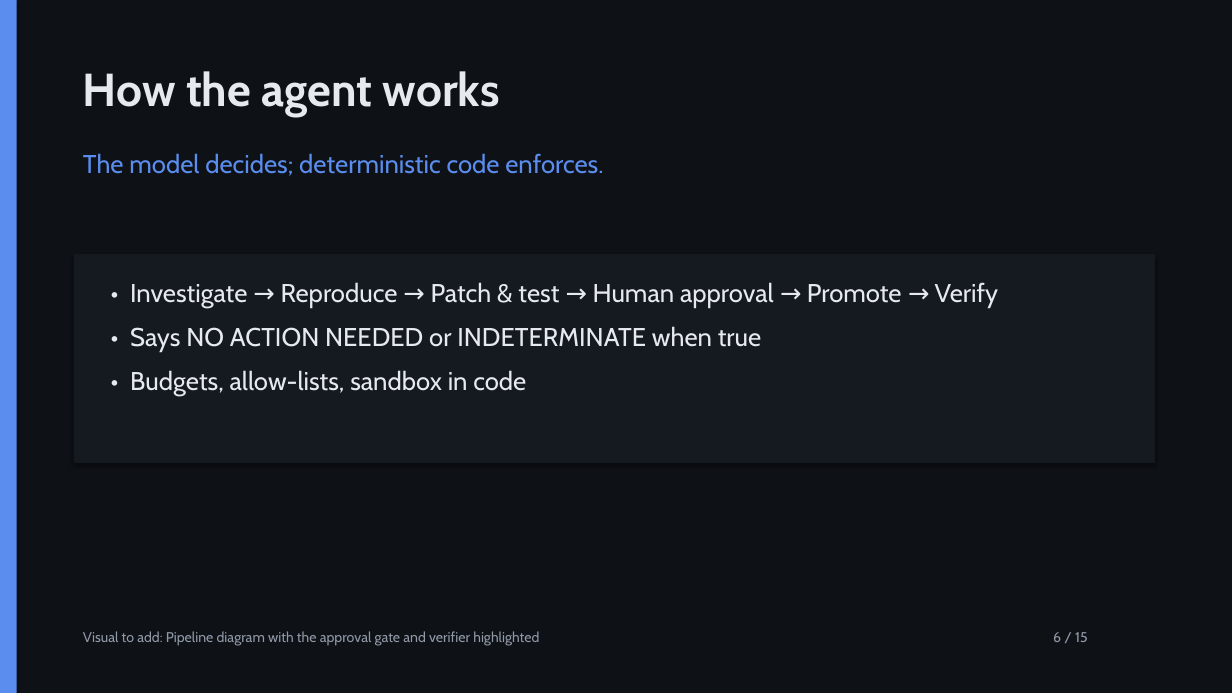
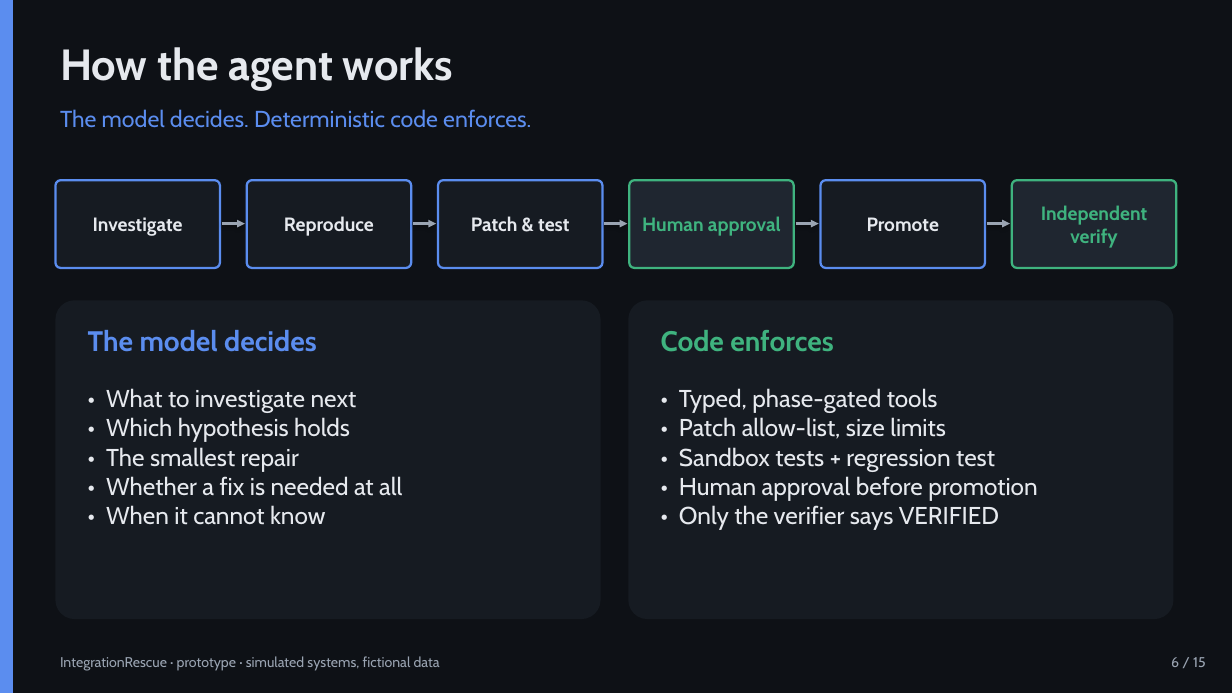
Before and after one commit to Ahmad-Joker/integrationrescue-ai, a slide deck: slide 6 of competition/IntegrationRescue_Competition_Deck.pptx. Drawn at 1232x693 pixels with LibreOffice and Linux fonts; fonts in the diff are those of the drawing. Boxes give left, top, right and bottom in pixels: in the first picture for what was removed or moved away, otherwise in the second. Text is boxed around its words. In the diff, an @@ line names an element or a change of style, - is before the commit and + after.

```diff
--- a/competition/IntegrationRescue_Competition_Deck.pptx
+++ b/competition/IntegrationRescue_Competition_Deck.pptx
@@ rectangle: place and size @@
-rectangle at <box>0,0,17,693</box>
+rectangle at <box>0,0,13,693</box>
@@ rectangle at <box>0,0,13,693</box>: shadow off @@
@@ text "How the agent works": place and size @@
-text "How the agent works" at <box>83,71,500,117</box>
+text "How the agent works" at <box>60,47,453,90</box>
@@ text "How the agent works" at <box>60,47,453,90</box>: size 36 to 34 pt @@
@@ text at <box>60,109,531,128</box>: text changed; size 20 to 18 pt @@
-The model decides; deterministic code enforces.
+The model decides. Deterministic code enforces.
@@ rounded rectangle added at <box>55,180,220,268</box>, fill #161B22, outline #5B8DEF 1.75 pt, 15 pt, text #E6E9EE, bold @@
+Investigate
@@ rounded rectangle added at <box>247,180,411,268</box>, fill #161B22, outline #5B8DEF 1.75 pt, 15 pt, text #E6E9EE, bold @@
+Reproduce
@@ rounded rectangle added at <box>438,180,603,268</box>, fill #161B22, outline #5B8DEF 1.75 pt, 15 pt, text #E6E9EE, bold @@
+Patch & test
@@ rounded rectangle added at <box>629,180,794,268</box>, fill #1F2630, outline #3FB37F 1.75 pt, 15 pt, text #3FB37F, bold @@
+Human approval
@@ rounded rectangle added at <box>821,180,985,268</box>, fill #161B22, outline #5B8DEF 1.75 pt, 15 pt, text #E6E9EE, bold @@
+Promote
@@ rounded rectangle added at <box>1012,180,1177,268</box>, fill #1F2630, outline #3FB37F 1.75 pt, 15 pt, text #3FB37F, bold @@
+Independent verify
@@ arrow added from (222, 224) to (245, 224), #9AA4B2 2 pt @@
@@ arrow added from (413, 224) to (436, 224), #9AA4B2 2 pt @@
@@ arrow added from (604, 224) to (628, 224), #9AA4B2 2 pt @@
@@ arrow added from (796, 224) to (819, 224), #9AA4B2 2 pt @@
@@ arrow added from (987, 224) to (1010, 224), #9AA4B2 2 pt @@
@@ rectangle removed at <box>74,254,1155,463</box> @@
@@ text removed at <box>130,282,998,395</box> @@
-• Investigate → Reproduce → Patch & test → Human approval → Promote → Verify
-• Says NO ACTION NEEDED or INDETERMINATE when true
-• Budgets, allow-lists, sandbox in code
@@ rounded rectangle added at <box>55,300,601,619</box>, fill #161B22 @@
@@ rounded rectangle added at <box>628,300,1174,619</box>, fill #161B22 @@
@@ text added at <box>88,330,317,352</box>, 22 pt, text #5B8DEF, bold @@
+The model decides
@@ text added at <box>661,330,833,352</box>, 22 pt, text #3FB37F, bold @@
+Code enforces
@@ text added at <box>106,388,402,525</box>, 19 pt, text #E6E9EE @@
+• What to investigate next
+• Which hypothesis holds
+• The smallest repair
+• Whether a fix is needed at all
+• When it cannot know
@@ text added at <box>679,388,1037,530</box>, 19 pt, text #E6E9EE @@
+• Typed, phase-gated tools
+• Patch allow-list, size limits
+• Sandbox tests + regression test
+• Human approval before promotion
+• Only the verifier says VERIFIED
@@ text added at <box>60,656,440,671</box>, 11 pt, text #9AA4B2 @@
+IntegrationRescue · prototype · simulated systems, fictional data
@@ text removed at <box>83,631,539,646</box> @@
-Visual to add: Pipeline diagram with the approval gate and verifier highlighted
@@ text "6 / 15": place and size @@
-text "6 / 15" at <box>1053,632,1088,642</box>
+text "6 / 15" at <box>1171,657,1206,667</box>
@@ text "6 / 15" at <box>1171,657,1206,667</box>: text colour #9099A6 to #9AA4B2; alignment left to right @@
```
Also in this commit, not shown: 11 other slides changed, 3 slides added, 3 slides removed, 37 other files.
